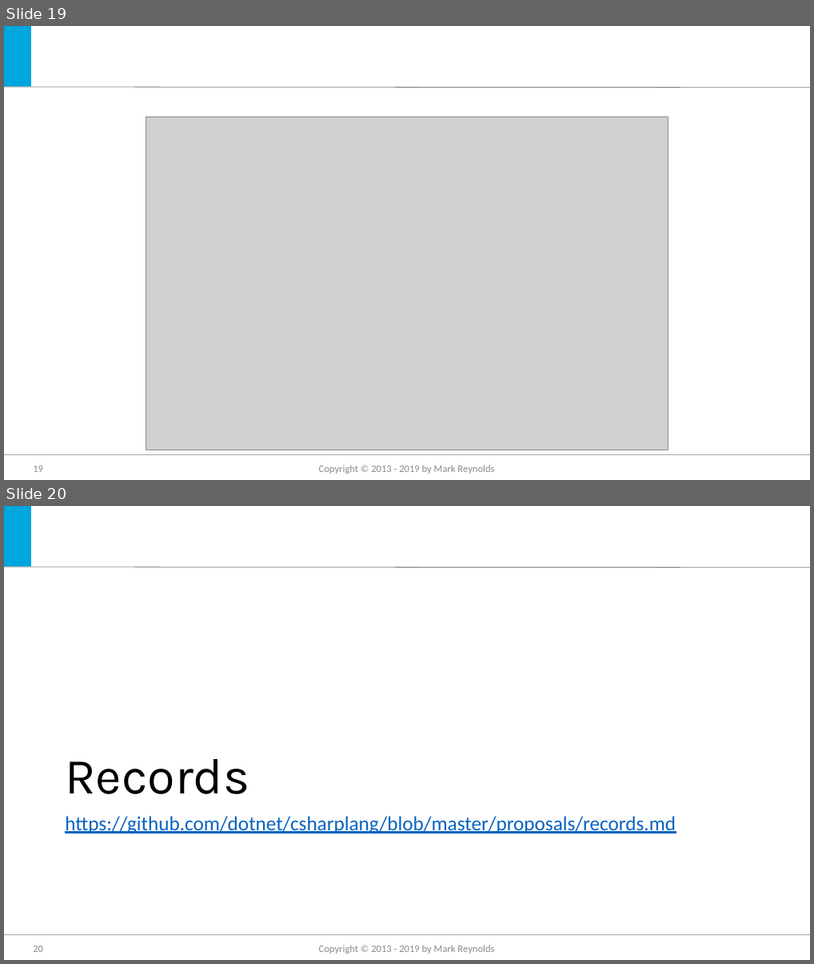
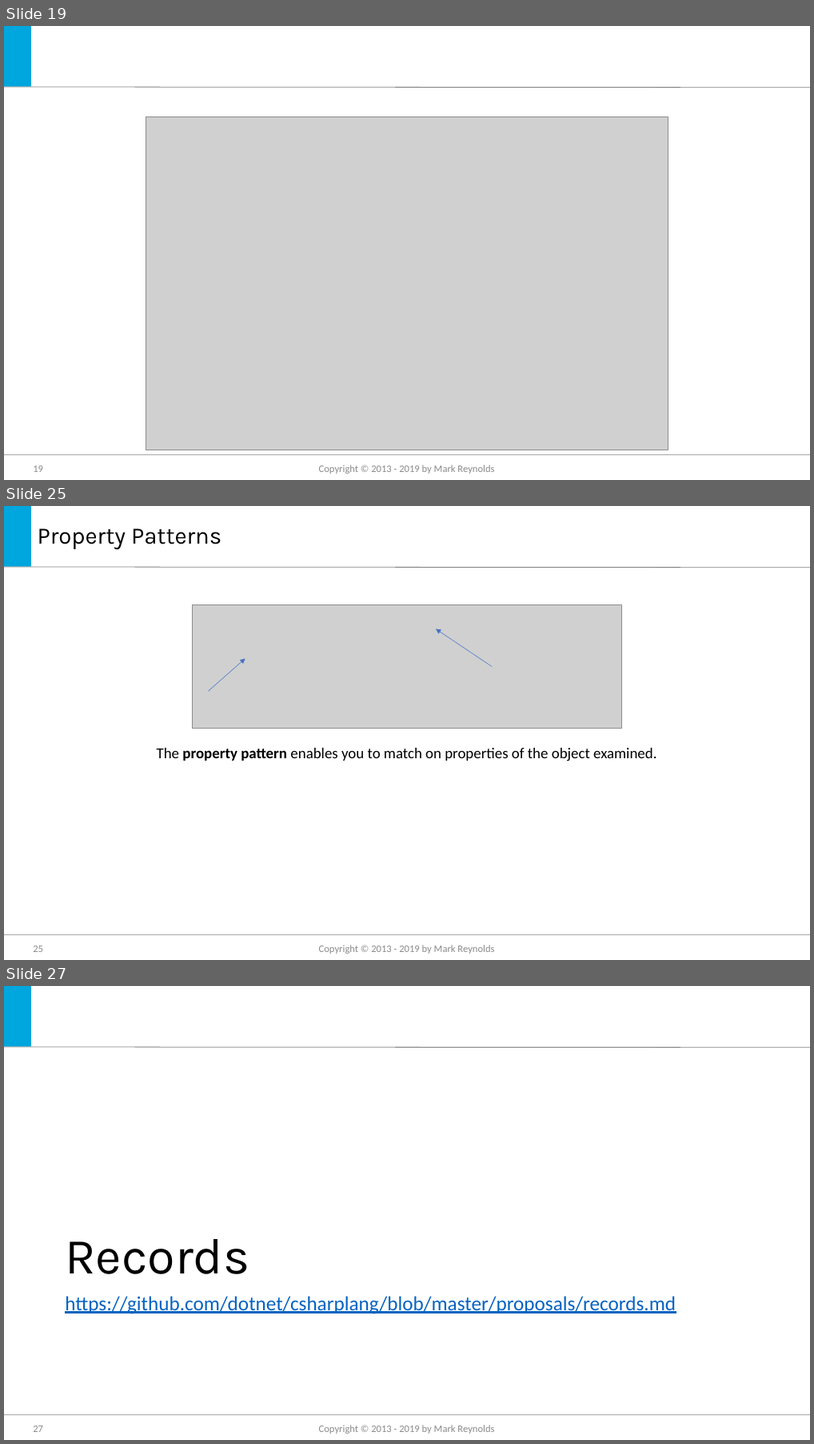
Before and after one commit to jmreynolds/CSharp8, a slide deck: Whats new in C#8.pptx. Shown one above the other, each under a label of ours: slides 19 and 20 before the commit, slides 19, 25 and 27 after it; the slides between them are not shown. The pictures are 814x964 and 814x1444 pixels, drawn with LibreOffice and Linux fonts; fonts in the diff are those of the drawing; grey boxes stand for pictures; background and template pictures are left out. Boxes give left, top, right and bottom in pixels: in the first picture for what was removed or moved away, otherwise in the second. Text is boxed around its words. In the diff, an @@ line names an element or a change of style, - is before the commit and + after.

Commit message:
added pattern matching

```diff
--- a/Whats new in C#8.pptx
+++ b/Whats new in C#8.pptx
@@ slide 25 added at [4, 506, 810, 960], background #FFFFFF; not listed: 3 template elements that a slide beside it also shows @@
@@ title added at [38, 528, 222, 549], 28 pt, text #000000 @@
+Property Patterns
@@ picture added at [193, 604, 622, 728] @@
@@ arrow added from (492, 666) to (436, 629), #4472C4 0.5 pt @@
@@ arrow added from (209, 691) to (246, 659), #4472C4 0.5 pt @@
@@ text added at [157, 748, 657, 761], 18 pt, text #000000 @@
+The property pattern enables you to match on properties of the object examined.
@@ page number added at [33, 945, 43, 952], 12 pt, text #8C8C8C @@
+25
@@ text added at [319, 944, 494, 953], 12 pt, text #8C8C8C @@
+Copyright © 2013 - 2019 by Mark Reynolds
@@ what was slide 20 is now slide 27 @@
@@ page number at [33, 1425, 43, 1432]: text changed @@
-20
+27
```
Also in this commit, not shown: 1 slide changed, 6 other slides added, 3 other files.
